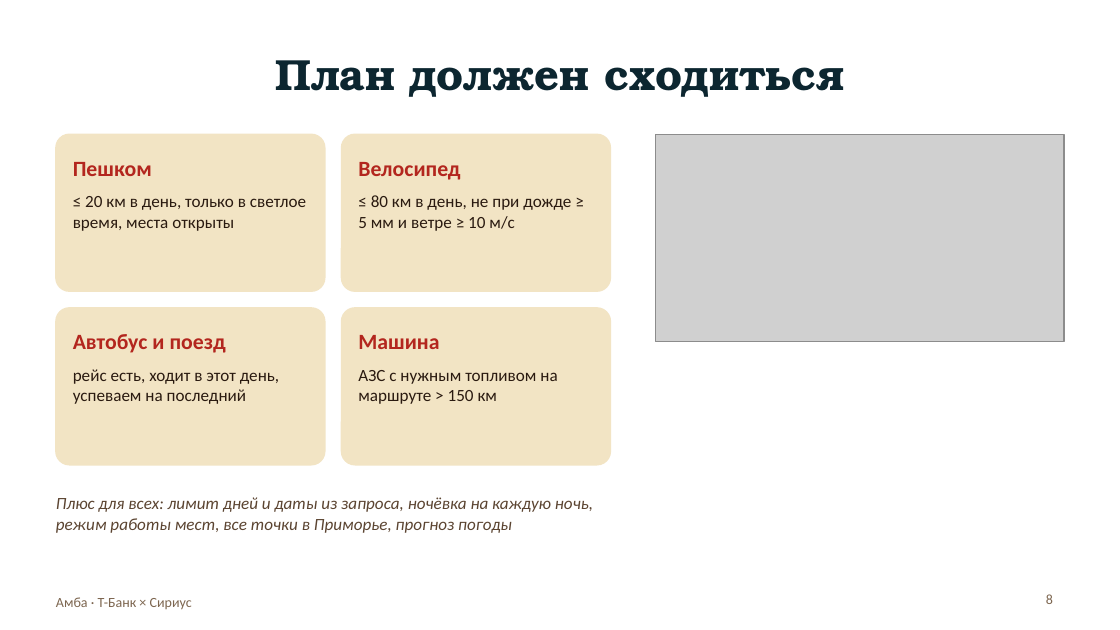
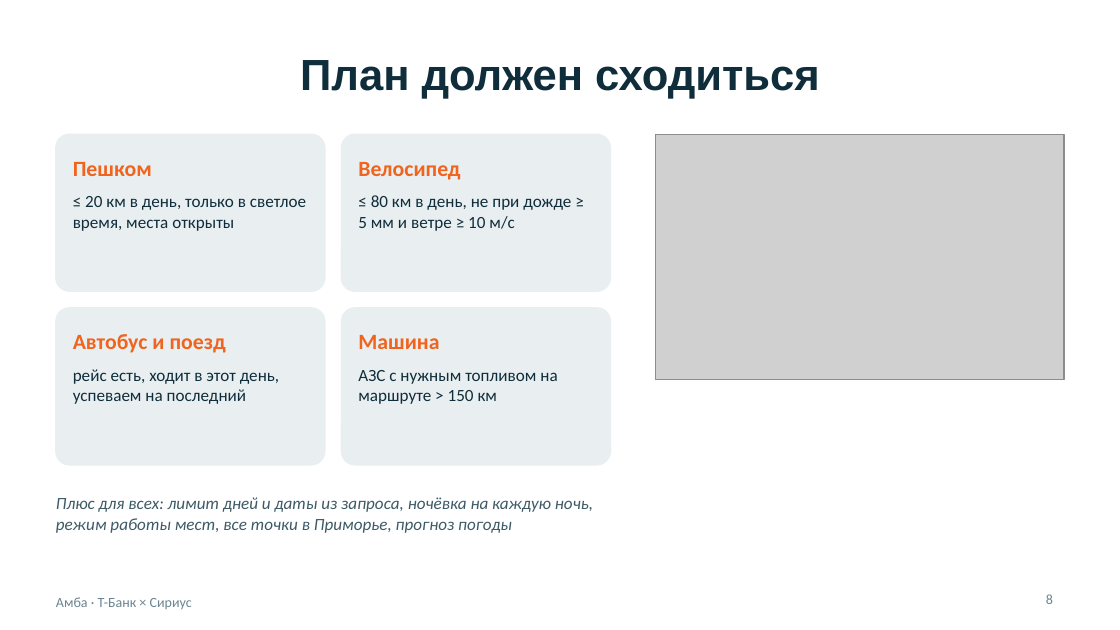
Before and after one commit to BessolitsinGleb/AI-ta, a slide deck: slide 8 of presentation/Amba_Travel_AI.pptx. Drawn at 1120x630 pixels with LibreOffice and Linux fonts; fonts in the diff are those of the drawing; grey boxes stand for pictures. Boxes give left, top, right and bottom in pixels: in the first picture for what was removed or moved away, otherwise in the second. Text is boxed around its words. In the diff, an @@ line names an element or a change of style, - is before the commit and + after.

```diff
--- a/presentation/Amba_Travel_AI.pptx
+++ b/presentation/Amba_Travel_AI.pptx
@@ title "План должен сходиться" at <box>300,60,820,99</box>: font TeX Gyre Bonum to Arial, text colour #0C2630 to #0F2D3A @@
@@ picture: place and size @@
-picture at <box>655,134,1064,342</box>
+picture at <box>655,134,1064,380</box>
@@ fill #F2E4C4 to #E9EFF1; outline #F2E4C4 1 pt to #E9EFF1 1 pt in 4 elements at <box>56,134,325,291</box>, <box>342,134,610,291</box>, <box>56,308,325,465</box>, <box>342,308,610,465</box> @@
@@ text colour #B3261E to #F0641E in 4 elements at <box>73,162,152,176</box>, <box>358,162,460,180</box>, <box>73,334,226,353</box>, <box>358,335,439,349</box> @@
@@ text colour #2A1A10 to #0F2D3A in 4 elements at <box>73,196,306,231</box>, <box>358,195,571,231</box>, <box>73,369,279,404</box>, <box>358,370,557,404</box> @@
@@ text "Плюс для всех: лимит дней ..." at <box>56,497,593,533</box>: text colour #5B4431 to #3D5A66 @@
@@ text "Амба · Т-Банк × Сириус" at <box>56,597,192,609</box>: text colour #7D6650 to #6B8590 @@
@@ page number at <box>1046,594,1053,604</box>: text colour #7D6650 to #6B8590 @@
```
Also in this commit, not shown: 12 other slides changed, 2 slides added, 2 slides removed, 28 other files.
